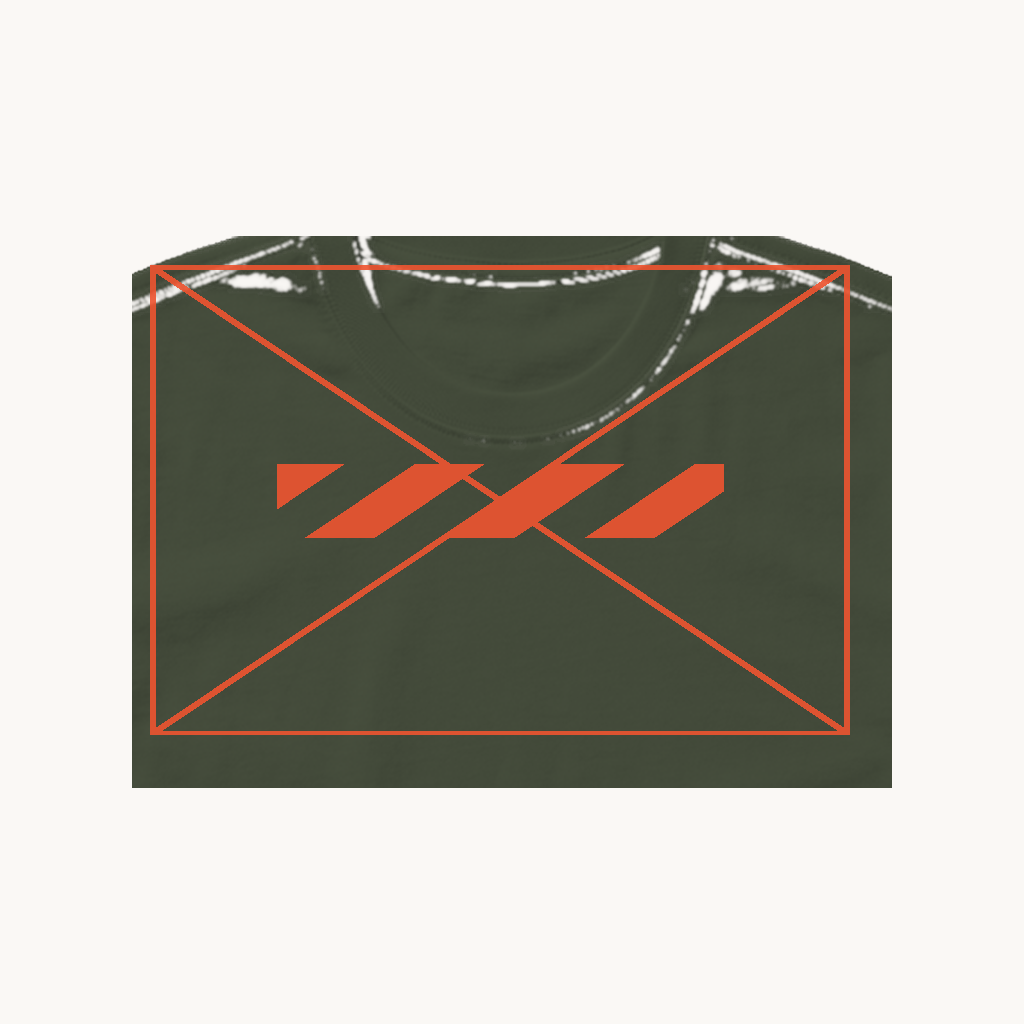
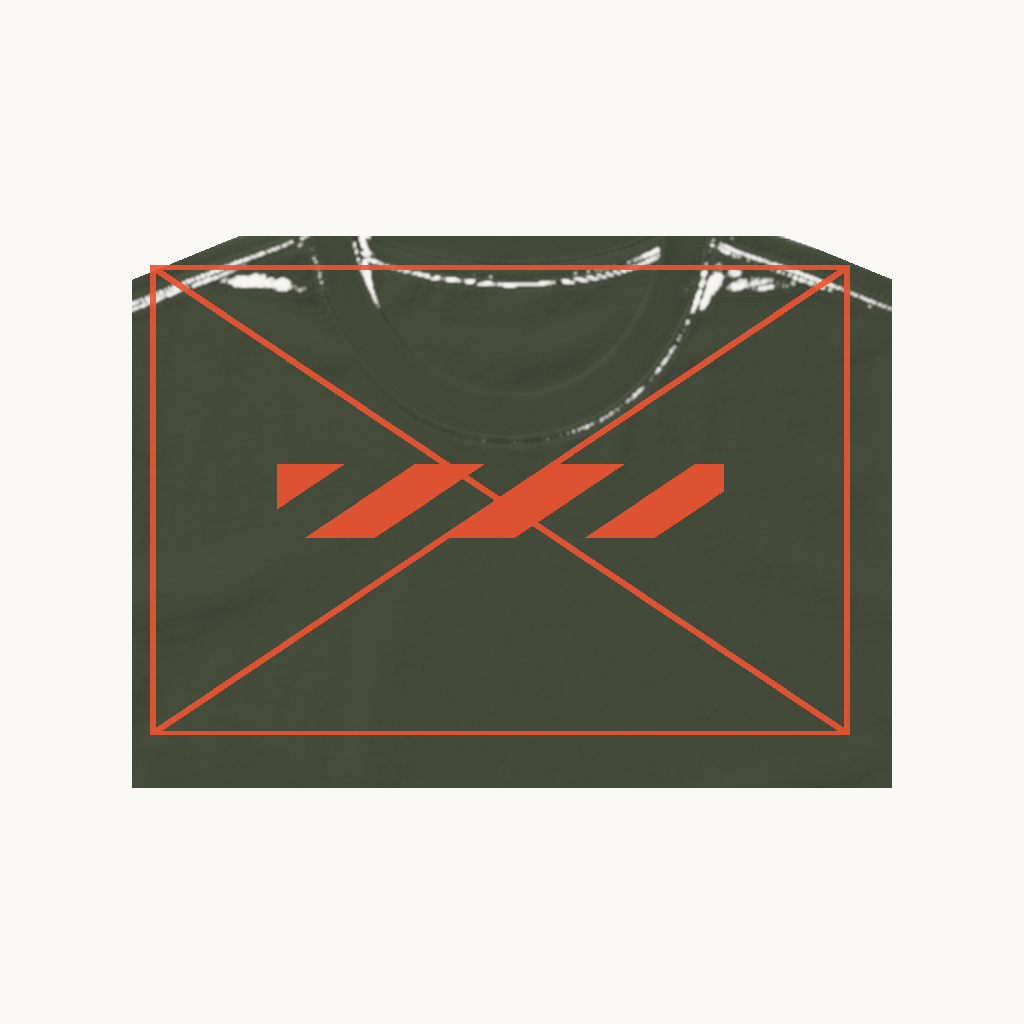
Layers edited between the first and the second (1024, 1024) image:
painted on "10 Product Base - tshirt - olive - neck-label" over left=132, top=236, right=892, bottom=280